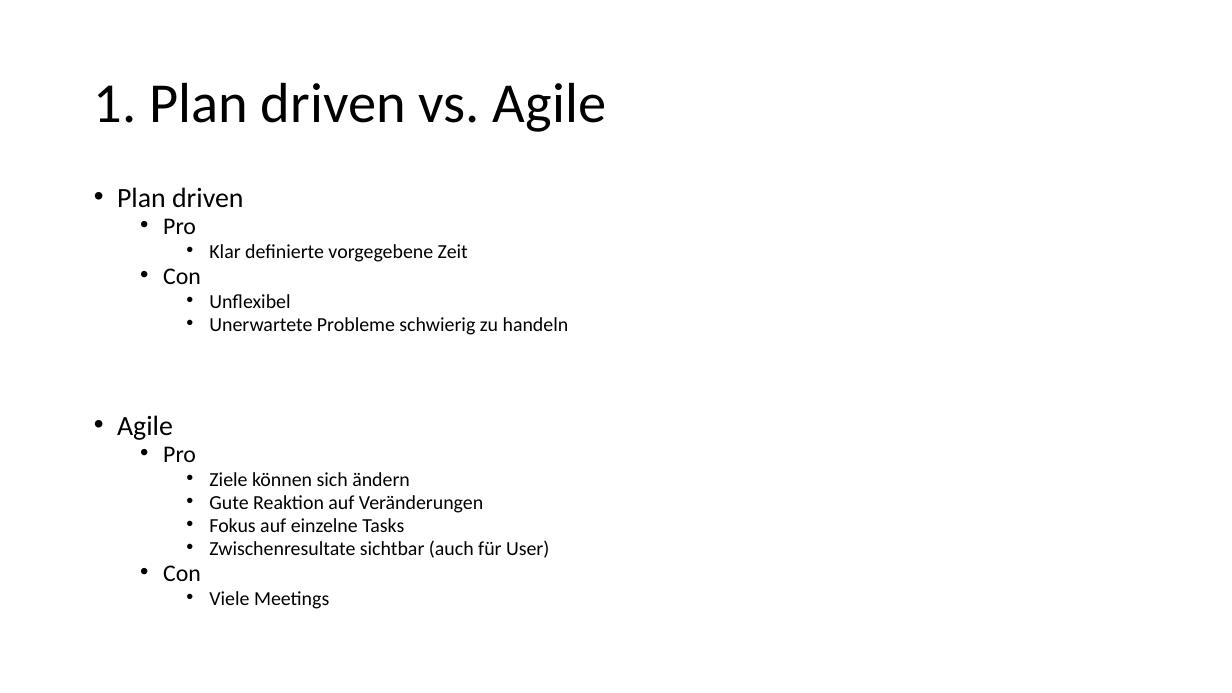
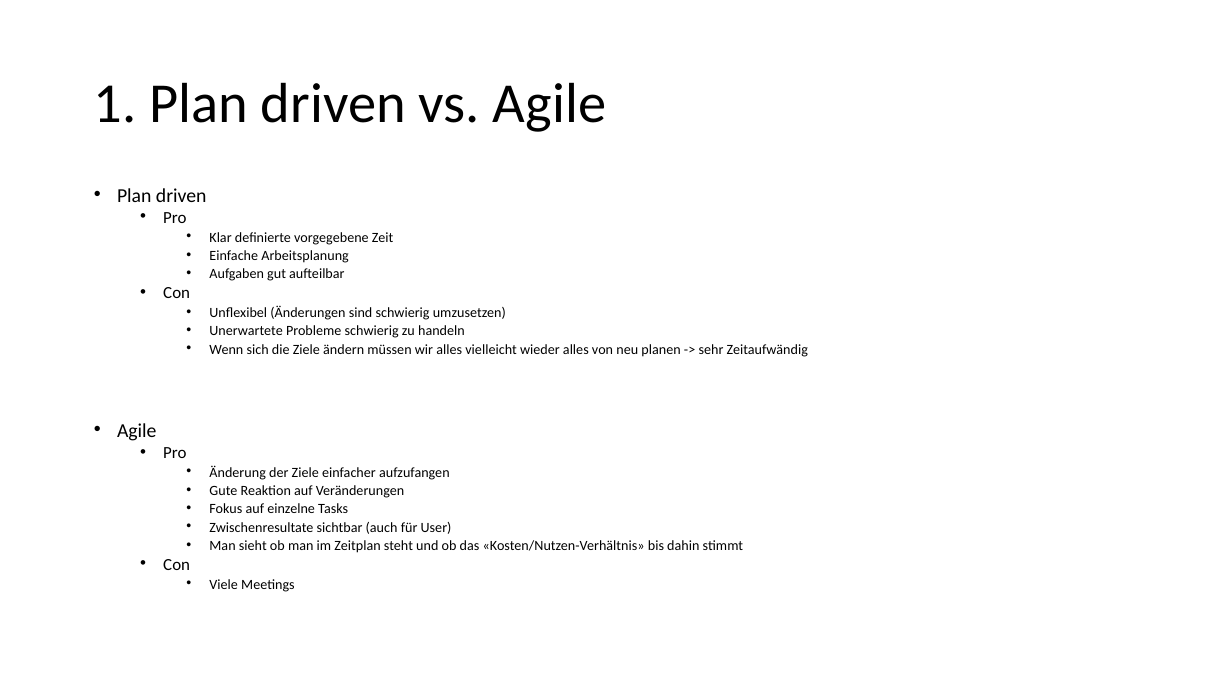
Before and after one commit to sarahmele/ch.bfh.btx8081.w2015.green, a slide deck: slide 2 of doc/task02/Task2.pptx. Drawn at 1232x693 pixels with LibreOffice and Linux fonts; fonts in the diff are those of the drawing. Boxes give left, top, right and bottom in pixels: in the first picture for what was removed or moved away, otherwise in the second. Text is boxed around its words. In the diff, an @@ line names an element or a change of style, - is before the commit and + after.

Commit message:
Habe bei den Pro und Cons des zweiten Tasks ergänzt/verändert/hinzugefügt.

```diff
--- a/doc/task02/Task2.pptx
+++ b/doc/task02/Task2.pptx
@@ text at <box>117,188,808,592</box>: paragraphs added @@
+    • Einfache Arbeitsplanung
+    • Aufgaben gut aufteilbar
@@ text at <box>117,188,465,592</box>: size 21.7 to 15.4 pt in "Plan driven", "Agile"; size 18.6 to 13.2 pt in "Pro", "Con", "Pro", "Con"; size 15.5 to 11 pt in "Klar definierte vorgegebene Zeit", "Unerwartete Probleme schwierig zu handeln", "Gute Reaktion auf Veränderungen", "Fokus auf einzelne Tasks" and 2 more places @@
@@ text at <box>209,305,506,320</box>: text changed; size 15.5 to 11 pt @@
-    • Unflexibel
+    • Unflexibel (Änderungen sind schwierig umzusetzen)
@@ text at <box>209,344,808,357</box>: paragraph added @@
+    • Wenn sich die Ziele ändern müssen wir alles vielleicht wieder alles von neu planen -> sehr Zeitaufwändig
@@ text at <box>209,465,450,480</box>: text changed; size 15.5 to 11 pt @@
-    • Ziele können sich ändern
+    • Änderung der Ziele einfacher aufzufangen
@@ text at <box>209,540,743,553</box>: paragraph added @@
+    • Man sieht ob man im Zeitplan steht und ob das «Kosten/Nutzen-Verhältnis» bis dahin stimmt
```
